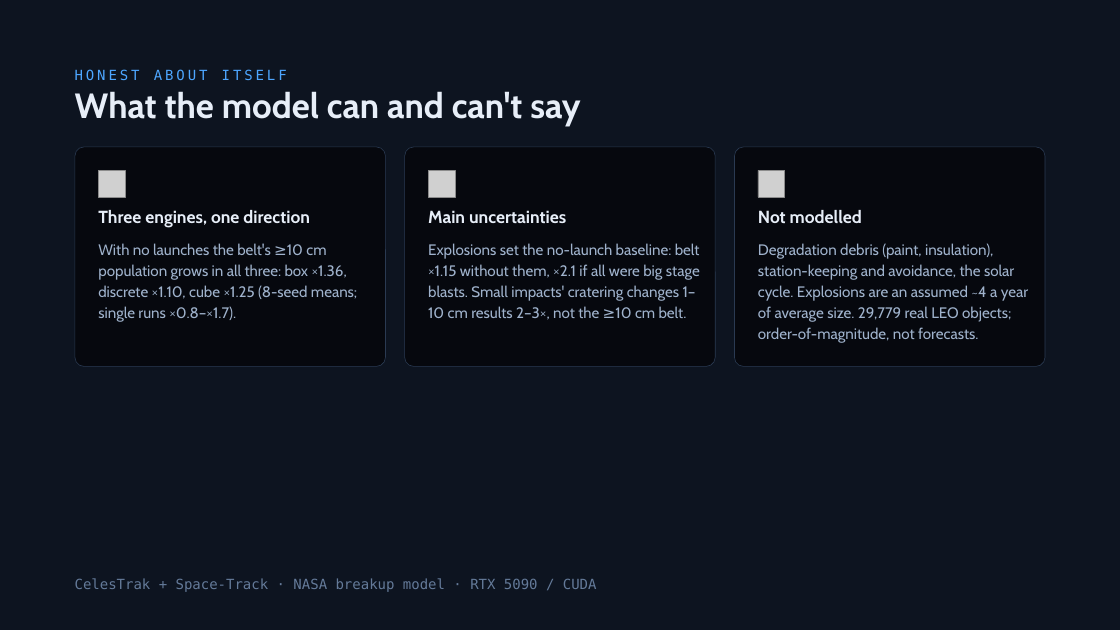
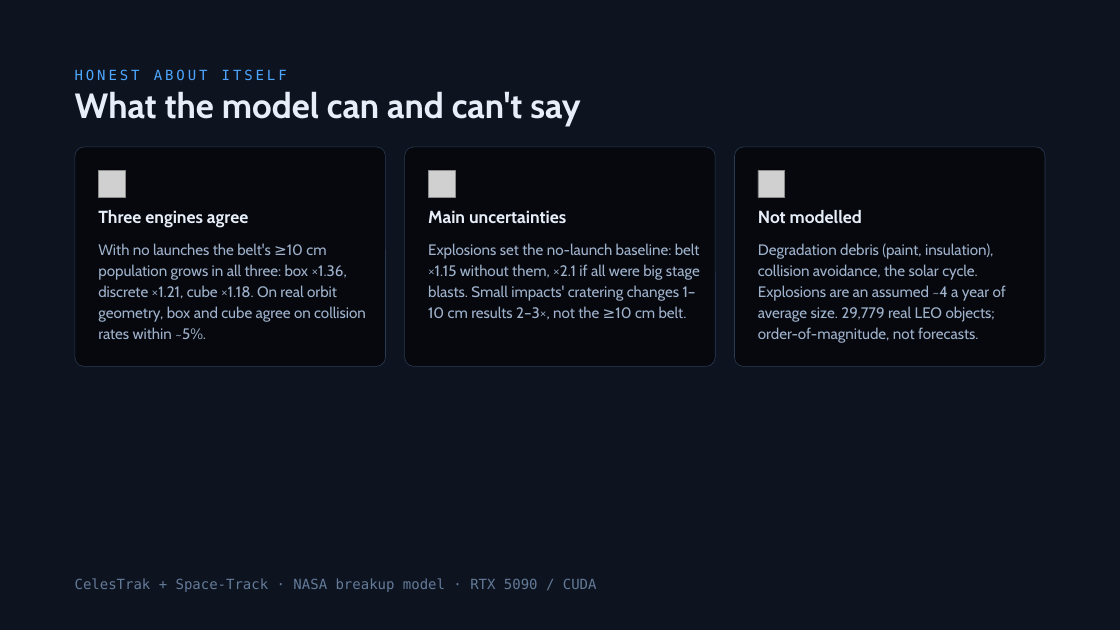
Before and after one commit to TimKadyrov/DebrisCascade, a slide deck: slide 23 of Barrel of Nails — Kessler Study.pptx. Drawn at 1120x630 pixels with LibreOffice and Linux fonts; fonts in the diff are those of the drawing; grey boxes stand for pictures. Boxes give left, top, right and bottom in pixels: in the first picture for what was removed or moved away, otherwise in the second. Text is boxed around its words. In the diff, an @@ line names an element or a change of style, - is before the commit and + after.

```diff
--- a/Barrel of Nails — Kessler Study.pptx
+++ b/Barrel of Nails — Kessler Study.pptx
@@ text at [98, 210, 248, 228]: text changed @@
-Three engines, one direction
+Three engines agree
@@ text at [98, 243, 366, 339]: text changed @@
-With no launches the belt's ≥10 cm population grows in all three: box ×1.36, discrete ×1.10, cube ×1.25 (8-seed means; single runs ×0.8–×1.7).
+With no launches the belt's ≥10 cm population grows in all three: box ×1.36, discrete ×1.21, cube ×1.18. On real orbit geometry, box and cube agree on collision rates within ~5%.
@@ text at [758, 243, 1006, 343]: text changed @@
-Degradation debris (paint, insulation), station-keeping and avoidance, the solar cycle. Explosions are an assumed ~4 a year of average size. 29,779 real LEO objects; order-of-magnitude, not forecasts.
+Degradation debris (paint, insulation), collision avoidance, the solar cycle. Explosions are an assumed ~4 a year of average size. 29,779 real LEO objects; order-of-magnitude, not forecasts.
```
Also in this commit, not shown: 9 other files.
